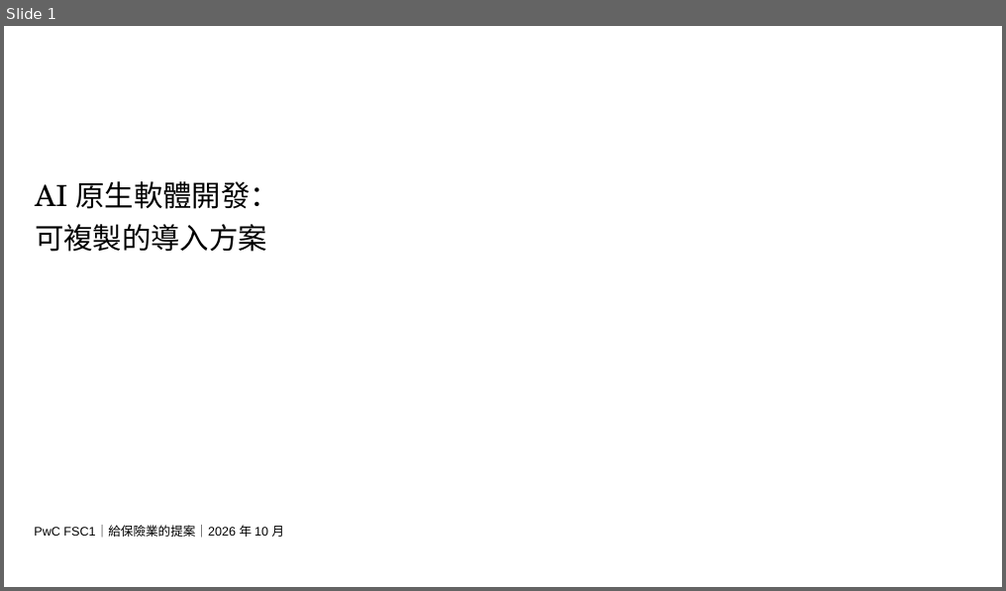
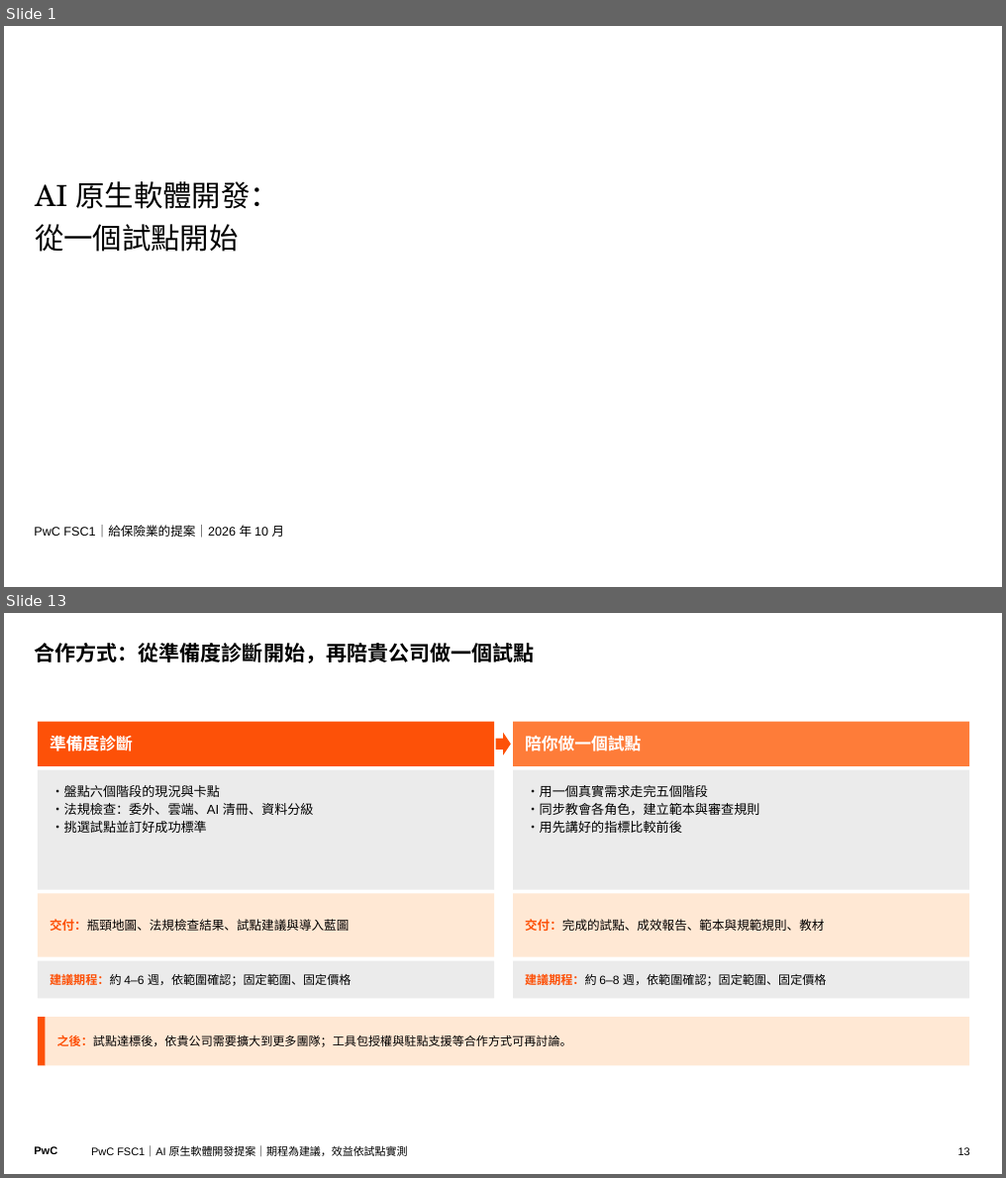
Before and after one commit to Robshao/PwC_FSC1, a slide deck: research/ai-native-sdlc/AI原生開發_客戶提案簡報.pptx. Shown one above the other, each under a label of ours: slide 1 before the commit, slides 1 and 13 after it; the slides between them are not shown. The pictures are 1006x591 and 1006x1178 pixels, drawn with LibreOffice and Linux fonts; fonts in the diff are those of the drawing; background and template pictures are left out. Boxes give left, top, right and bottom in pixels: in the first picture for what was removed or moved away, otherwise in the second. Text is boxed around its words. In the diff, an @@ line names an element or a change of style, - is before the commit and + after.

```diff
--- a/research/ai-native-sdlc/AI原生開發_客戶提案簡報.pptx
+++ b/research/ai-native-sdlc/AI原生開發_客戶提案簡報.pptx
@@ slide 13 added at [4,613,1002,1174], background #FFFFFF @@
@@ title added at [35,643,535,663], 20 pt, text #000000, bold @@
+合作方式：從準備度診斷開始，再陪貴公司做一個試點
@@ rectangle added at [38,722,494,766], fill #FD5108, 16 pt, text #FFFFFF, bold @@
+準備度診斷
@@ rectangle added at [513,722,969,766], fill #FE7C39, 16 pt, text #FFFFFF, bold @@
+陪你做一個試點
@@ right arrow added at [496,733,511,756], fill #FD5108 @@
@@ rectangle added at [38,770,494,890], fill #EBEBEB, 12.5 pt, text #000000 @@
+・盤點六個階段的現況與卡點
+・法規檢查：委外、雲端、AI 清冊、資料分級
+・挑選試點並訂好成功標準
@@ rectangle added at [513,770,969,890], fill #EBEBEB, 12.5 pt, text #000000 @@
+・用一個真實需求走完五個階段
+・同步教會各角色，建立範本與審查規則
+・用先講好的指標比較前後
@@ rectangle added at [38,894,494,958], fill #FFE8D4, 12 pt, text #000000 @@
+交付：瓶頸地圖、法規檢查結果、試點建議與導入藍圖
@@ rectangle added at [513,894,969,958], fill #FFE8D4, 12 pt, text #000000 @@
+交付：完成的試點、成效報告、範本與規範規則、教材
@@ rectangle added at [38,961,494,998], fill #EBEBEB, 11.5 pt, text #000000 @@
+建議期程：約 4–6 週，依範圍確認；固定範圍、固定價格
@@ rectangle added at [513,961,969,998], fill #EBEBEB, 11.5 pt, text #000000 @@
+建議期程：約 6–8 週，依範圍確認；固定範圍、固定價格
@@ rectangle added at [38,1017,46,1065], fill #FD5108 @@
@@ rectangle added at [46,1017,969,1065], fill #FFE8D4, 11.5 pt, text #000000 @@
+之後：試點達標後，依貴公司需要擴大到更多團隊；工具包授權與駐點支援等合作方式可再討論。
@@ text added at [34,1147,57,1155], 10.5 pt, text #000000, bold @@
+PwC
@@ text added at [91,1146,408,1157], 10.5 pt, text #000000 @@
+PwC FSC1｜AI 原生軟體開發提案｜期程為建議，效益依試點實測
@@ page number added at [958,1148,970,1156], 10.5 pt, text #000000 @@
+13
@@ slide 1 changed as well @@
@@ title at [35,224,239,252]: text changed @@
-可複製的導入方案
+從一個試點開始
```
Also in this commit, not shown: 10 other slides changed, 4 other slides added, 15 slides removed, 7 other files.
